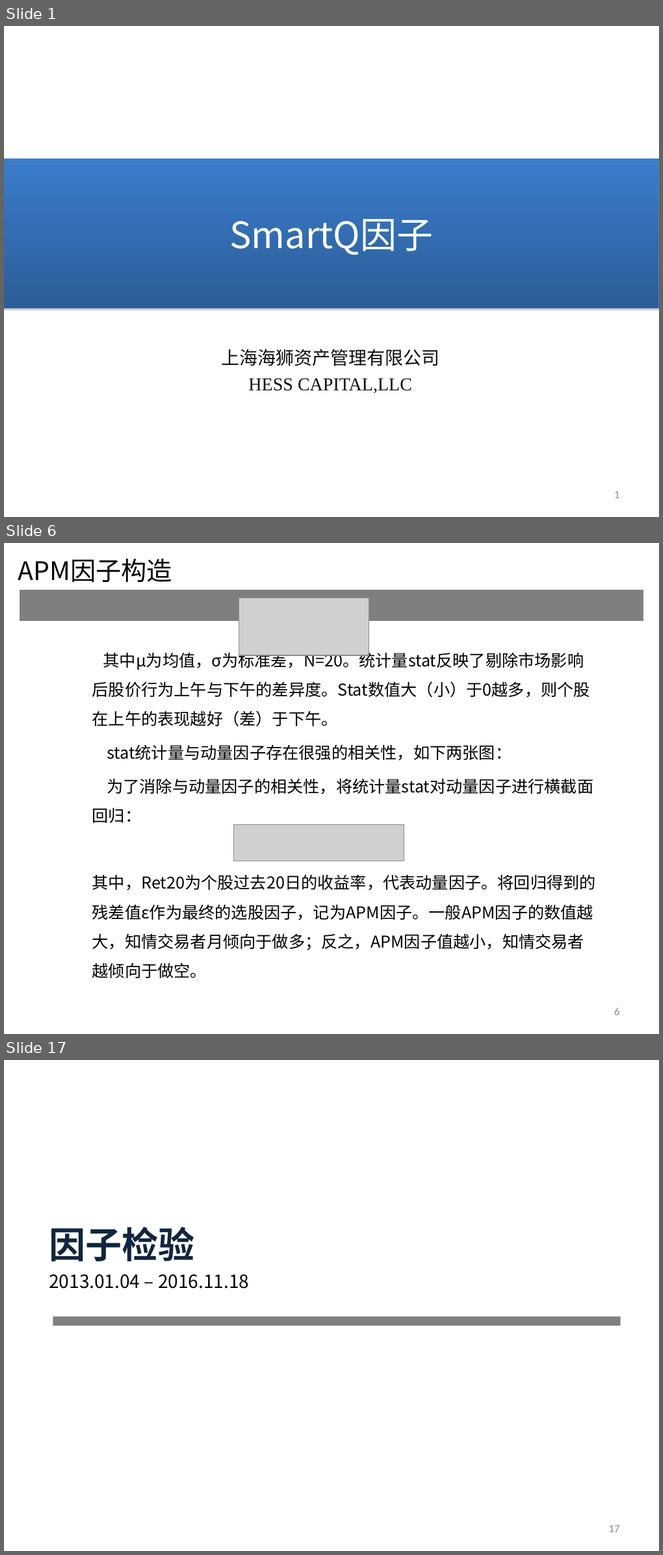
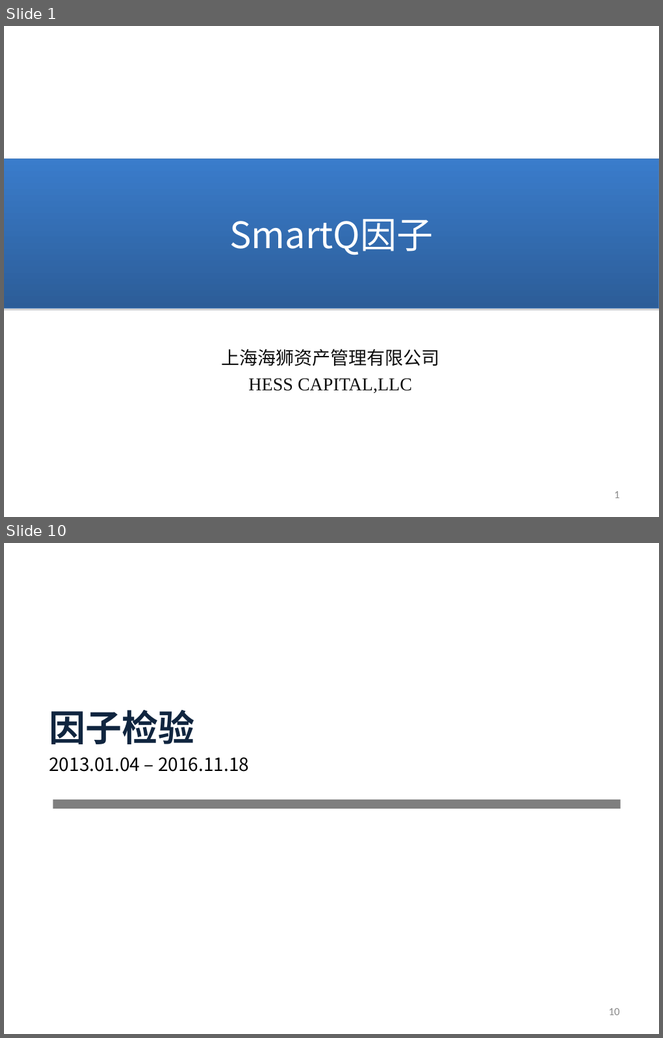
Before and after one commit to rafs/MultiFactor, a slide deck: doc/SmartQ因子.ppt. Shown one above the other, each under a label of ours: slides 1, 6 and 17 before the commit, slides 1 and 10 after it; the slides between them are not shown. The pictures are 663x1555 and 663x1038 pixels, drawn with LibreOffice and Linux fonts; fonts in the diff are those of the drawing; grey boxes stand for pictures. Boxes give left, top, right and bottom in pixels: in the first picture for what was removed or moved away, otherwise in the second. Text is boxed around its words. In the diff, an @@ line names an element or a change of style, - is before the commit and + after.

```diff
--- a/doc/SmartQ因子.ppt
+++ b/doc/SmartQ因子.ppt
@@ slide 6 removed at [4, 543, 659, 1034], background #FFFFFF @@
@@ text removed at [18, 559, 172, 582] @@
-APM因子构造
@@ table removed at [19, 589, 644, 600], 1 rows, 1 columns @@
-
@@ picture removed at [239, 598, 369, 655] @@
@@ text removed at [92, 650, 596, 979] @@
-  其中μ为均值，σ为标准差，N=20。统计量stat反映了剔除市场影响后股价行为上午与下午的差异度。Stat数值大（小）于0越多，则个股在上午的表现越好（差）于下午。
-  stat统计量与动量因子存在很强的相关性，如下两张图：
-  为了消除与动量因子的相关性，将统计量stat对动量因子进行横截面回归：
-  其中，Ret20为个股过去20日的收益率，代表动量因子。将回归得到的残差值ε作为最终的选股因子，记为APM因子。一般APM因子的数值越大，知情交易者月倾向于做多；反之，APM因子值越小，知情交易者越倾向于做空。
@@ picture removed at [233, 824, 404, 861] @@
@@ page number removed at [614, 1008, 620, 1016] @@
-6
@@ what was slide 17 is now slide 10 @@
@@ page number at [609, 1008, 620, 1016]: text changed @@
-17
+10
```
Also in this commit, not shown: 8 slides changed, 7 slides added, 12 other slides removed, 9 other files.
